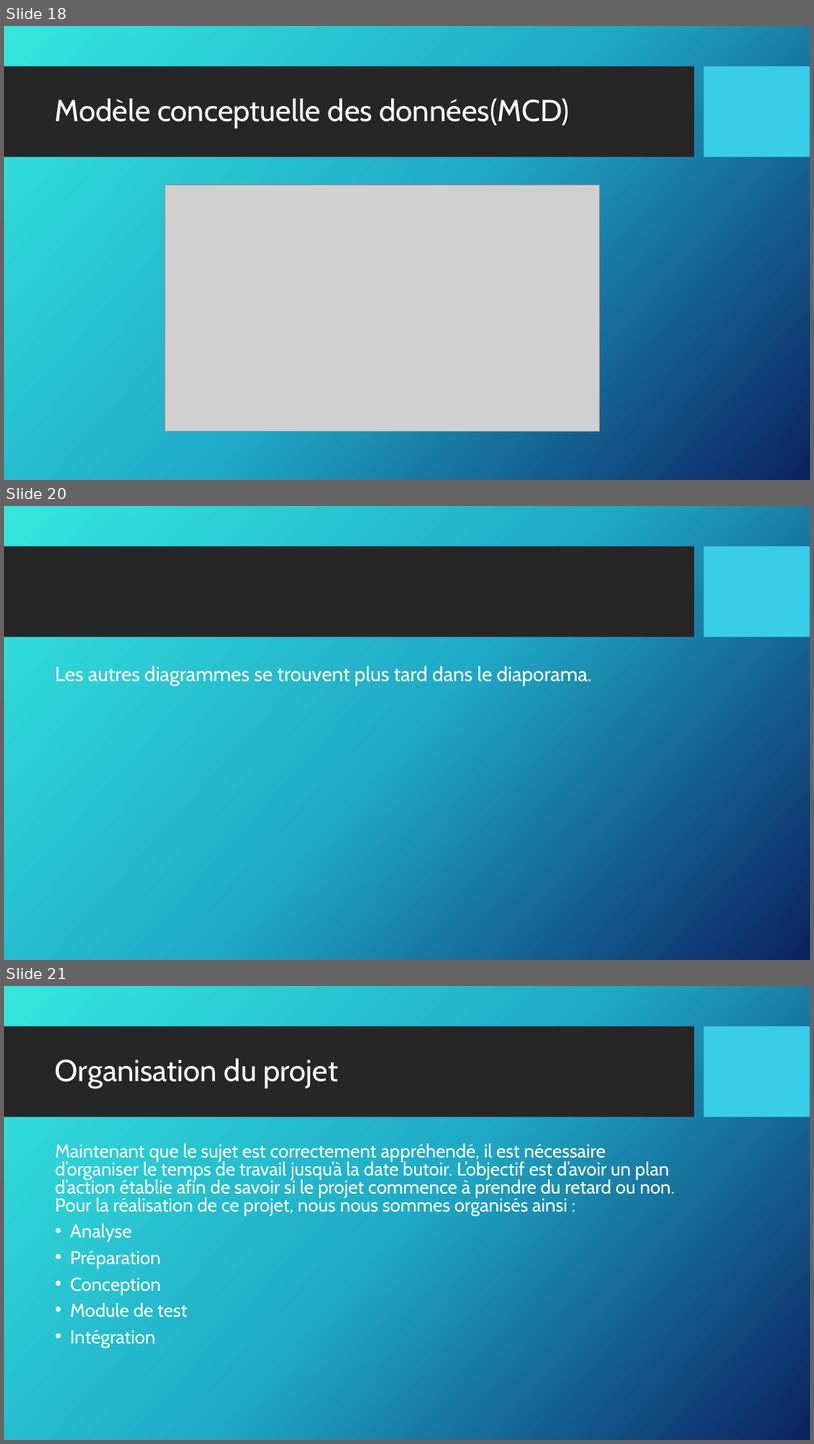
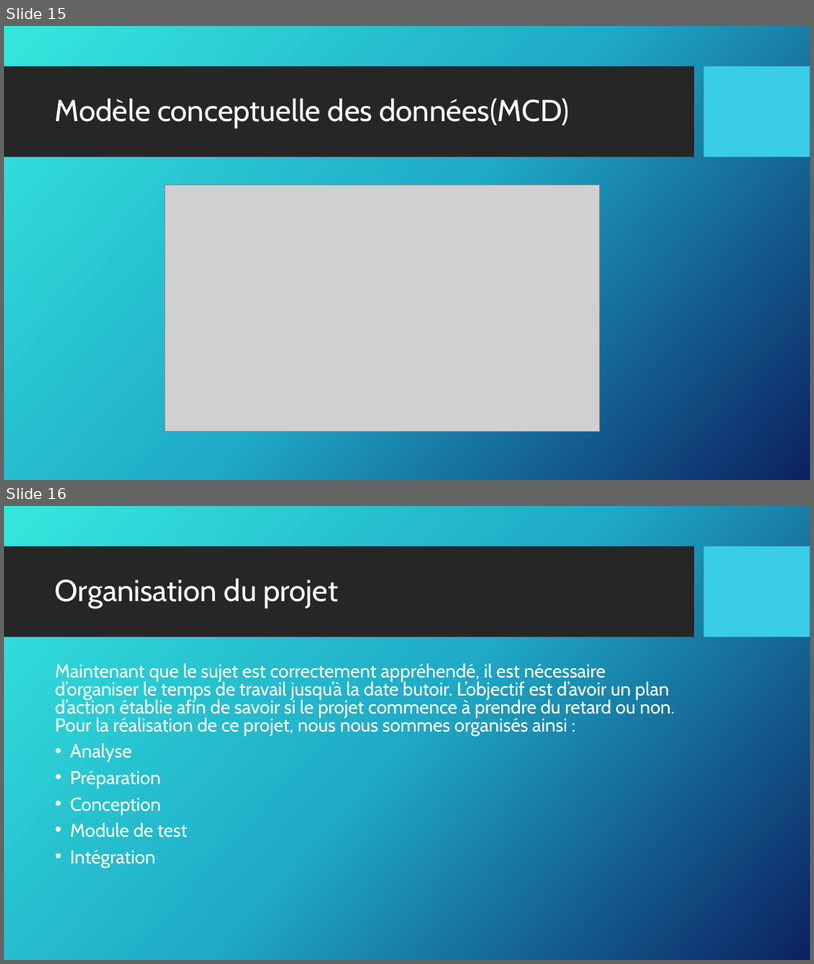
Before and after one commit to vincentsn2/Projet_BTS_Tracking_GPS, a slide deck: Diagramme/Arthur/revueArthurBRICE1.pptx. Shown one above the other, each under a label of ours: slides 18, 20 and 21 before the commit, slides 15 and 16 after it; the slides between them are not shown. The pictures are 814x1444 and 814x964 pixels, drawn with LibreOffice and Linux fonts; fonts in the diff are those of the drawing; grey boxes stand for pictures; background and template pictures are left out. Boxes give left, top, right and bottom in pixels: in the first picture for what was removed or moved away, otherwise in the second. Text is boxed around its words. In the diff, an @@ line names an element or a change of style, - is before the commit and + after.

```diff
--- a/Diagramme/Arthur/revueArthurBRICE1.pptx
+++ b/Diagramme/Arthur/revueArthurBRICE1.pptx
@@ slide 20 removed at (4,506,810,960), background picture (left out); not listed: 2 template elements that a slide beside it also shows @@
@@ text removed at (55,666,592,685) @@
-Les autres diagrammes se trouvent plus tard dans le diaporama.
@@ what was slide 18 is now slide 15 @@
@@ what was slide 21 is now slide 16 @@
```
Also in this commit, not shown: 26 slides changed, 3 slides added, 15 other slides removed.
